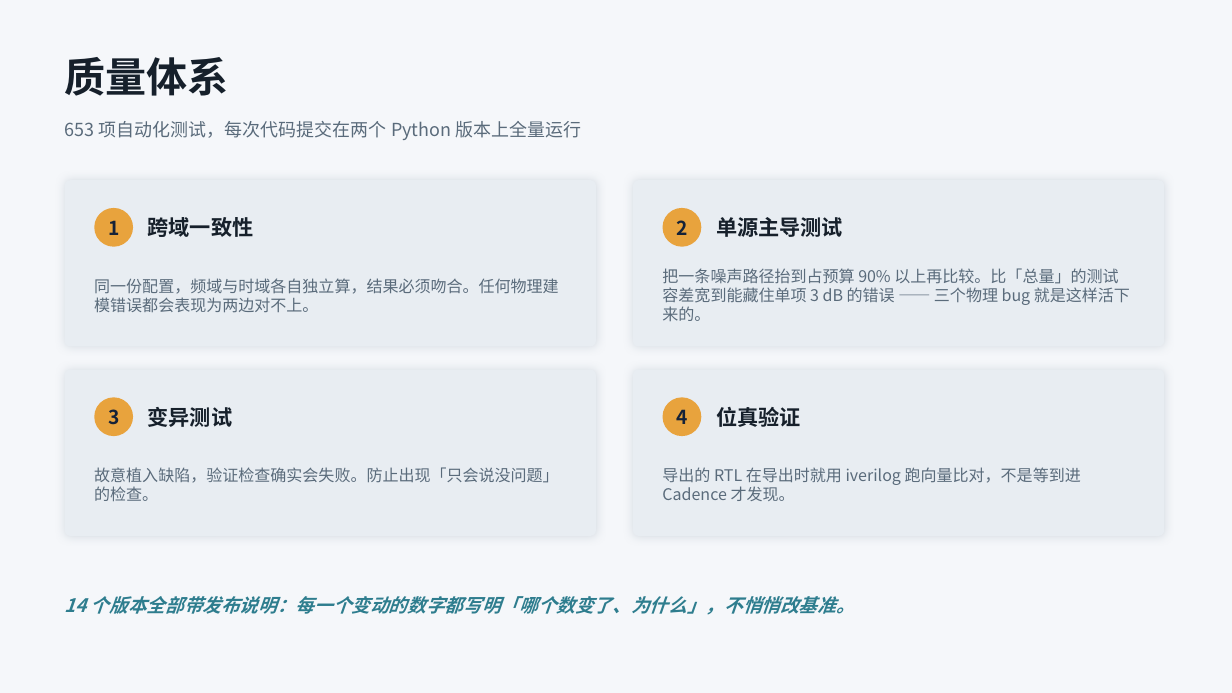
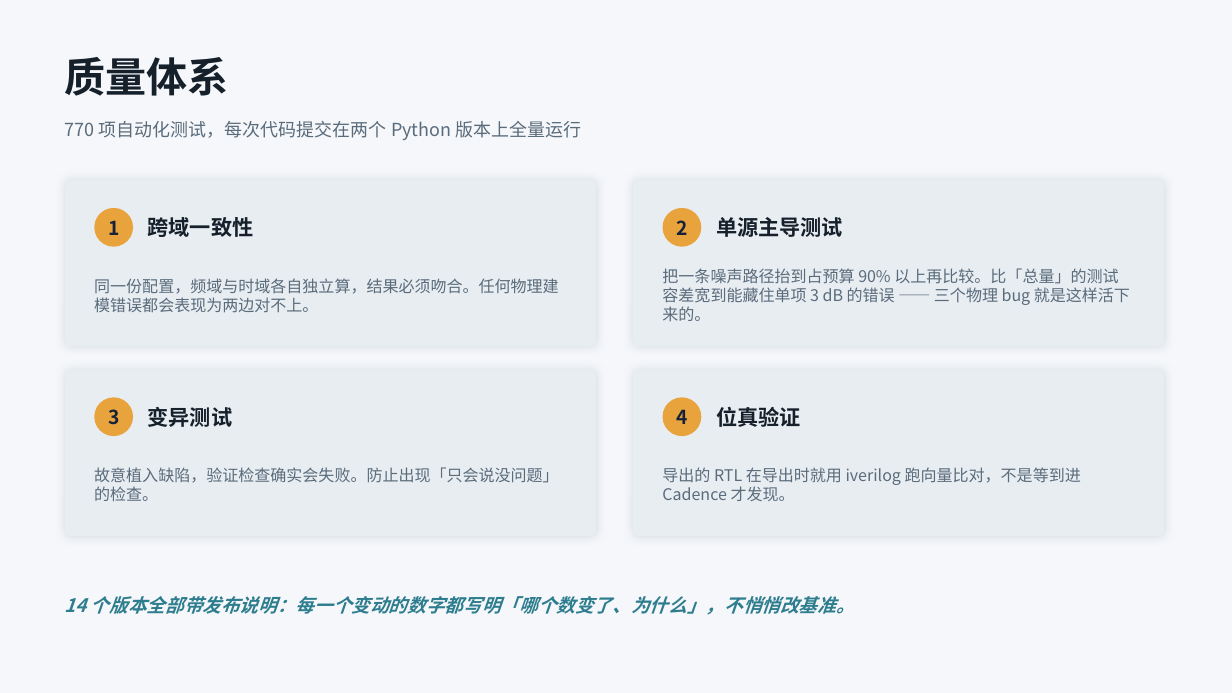
Before and after one commit to alexyudragonsword-collab/pll_simulator, a slide deck: slide 7 of docs/reports/pllsim-项目总结-v0.9.2.pptx. Drawn at 1232x693 pixels with LibreOffice and Linux fonts; fonts in the diff are those of the drawing. Boxes give left, top, right and bottom in pixels: in the first picture for what was removed or moved away, otherwise in the second. Text is boxed around its words. In the diff, an @@ line names an element or a change of style, - is before the commit and + after.

```diff
--- a/docs/reports/pllsim-项目总结-v0.9.2.pptx
+++ b/docs/reports/pllsim-项目总结-v0.9.2.pptx
@@ text at box(65, 121, 581, 140): text changed @@
-653 项自动化测试，每次代码提交在两个 Python 版本上全量运行
+770 项自动化测试，每次代码提交在两个 Python 版本上全量运行
```
Also in this commit, not shown: 2 other slides changed, 10 other files.
